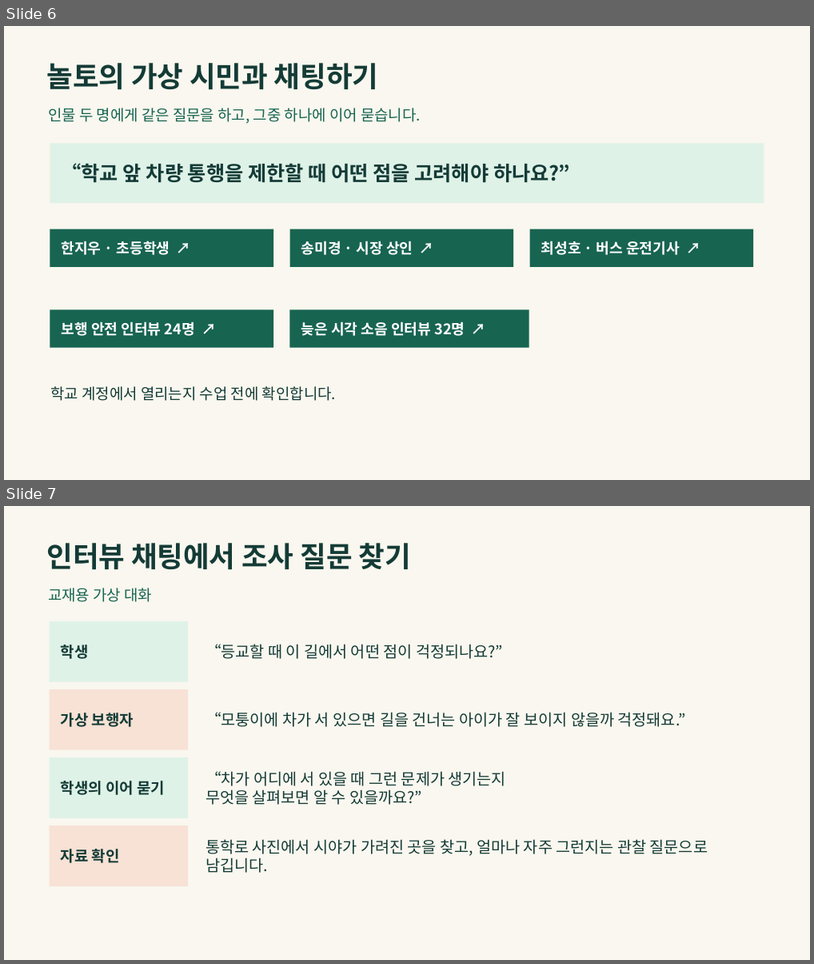
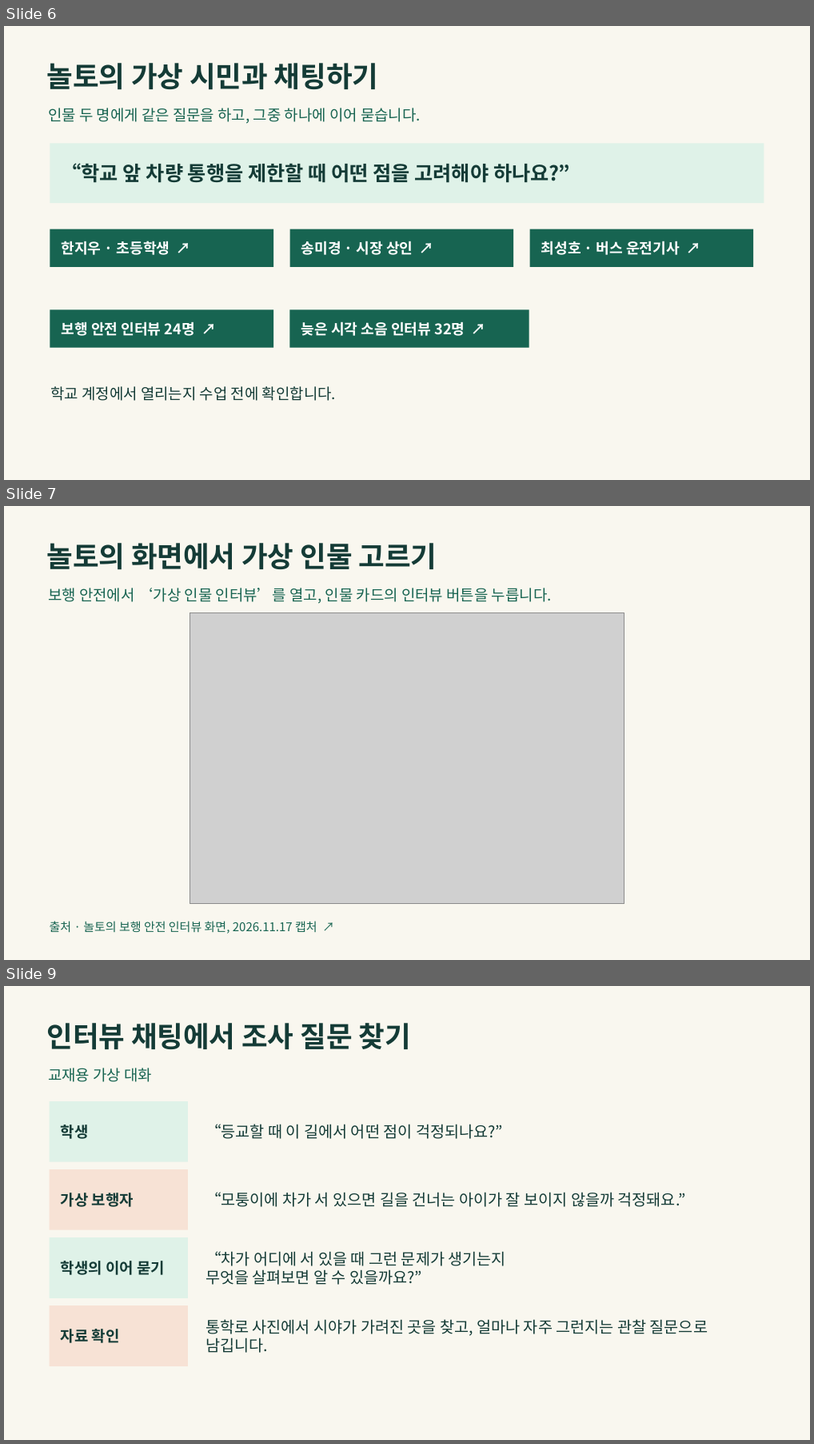
Before and after one commit to LUCKYBRIDGE/gemini-discussion, a slide deck: output/gemini-discussion.pptx. Shown one above the other, each under a label of ours: slides 6 and 7 before the commit, slides 6, 7 and 9 after it; the slides between them are not shown. The pictures are 814x964 and 814x1444 pixels, drawn with LibreOffice and Linux fonts; fonts in the diff are those of the drawing; grey boxes stand for pictures. Boxes give left, top, right and bottom in pixels: in the first picture for what was removed or moved away, otherwise in the second. Text is boxed around its words. In the diff, an @@ line names an element or a change of style, - is before the commit and + after.

```diff
--- a/output/gemini-discussion.pptx
+++ b/output/gemini-discussion.pptx
@@ slide 7 added at [4,506,810,960], background #F9F7EF @@
@@ text added at [47,543,438,570], 33.8 pt, text #143B36, bold @@
+놀토의 화면에서 가상 인물 고르기
@@ text added at [48,588,552,604], 18 pt, text #176451 @@
+보행 안전에서 ‘가상 인물 인터뷰’를 열고, 인물 카드의 인터뷰 버튼을 누릅니다.
@@ picture added at [190,612,625,904] @@
@@ text added at [50,920,318,933], 14.2 pt, text #176451 @@
+출처 · 놀토의 보행 안전 인터뷰 화면, 2026.11.17 캡처 ↗
@@ what was slide 7 is now slide 9 @@
```
Also in this commit, not shown: 1 slide changed, 3 other slides added, 1 other file.
